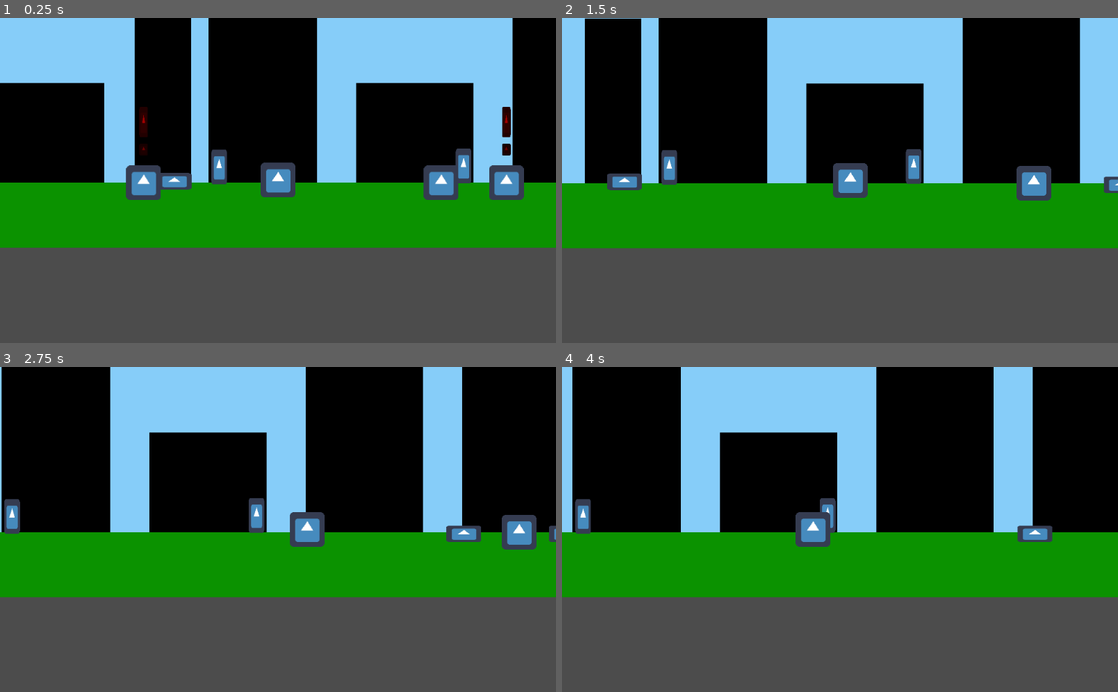
Above: before the commit, frames 1-4 (two rows, left to right).
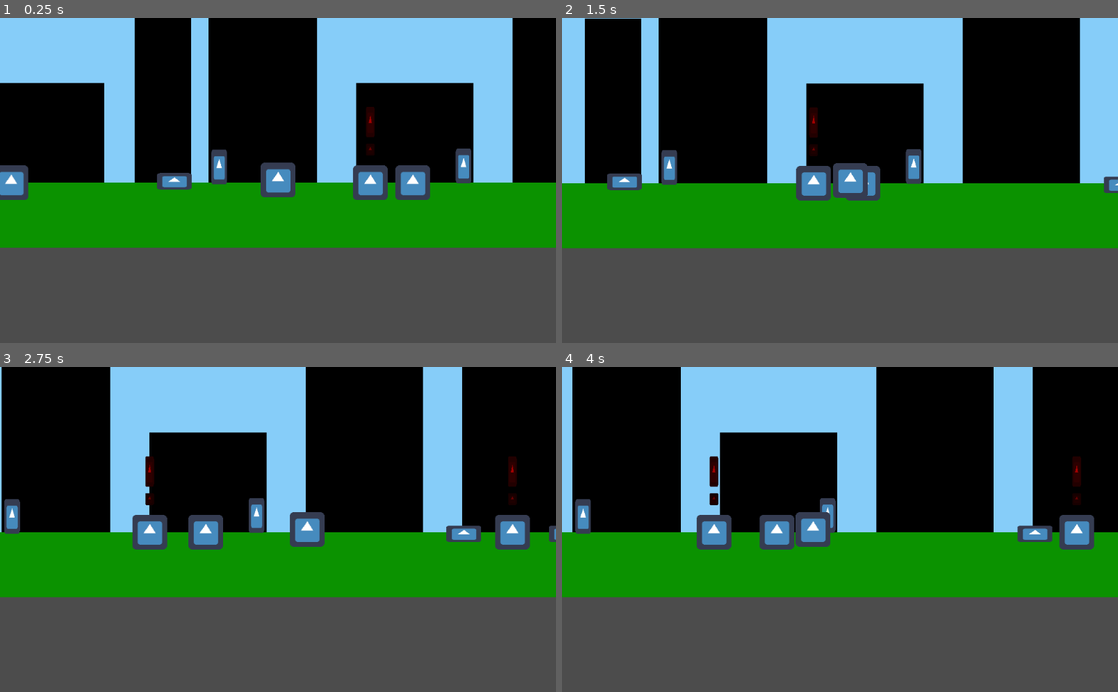
Above: after the commit, the same moments.

Repository: NoohAlavi/spooktober-jam-2020
Game: Godot game, scene res://World/World.tscn
Two runs of this game, one before a commit and one after it. Both use one fixed random seed, a clock stepped at 60 frames per second and the inputs below. The project has no main scene, so this scene is started directly. The engine's default icon, where the game draws it, is replaced by a stand-in: a white triangle on a blue panel in a dark square.
Inputs:
- Up to frame 1 (0.25 s): no input
- Up to frame 2 (1.5 s): hold Right (ui_right) 0.53-1.28 s; hold Q (interact, bound only after the commit) 0.53-1.28 s; hold Down (ui_down) from 1.28 s (still down); tap Q (interact, bound only after the commit) at 1.35 s
- Up to frame 3 (2.75 s): release Down (ui_down) at 2.03 s; hold Right (ui_right) from 2.03 s (still down); hold Q (interact, bound only after the commit) from 2.03 s (still down)
- Up to frame 4 (4 s): release Right (ui_right) at 2.78 s; release Q (interact, bound only after the commit) at 2.78 s; hold Up (ui_up) 2.78-3.53 s; tap Q (interact, bound only after the commit) at 2.85 s; hold Left (ui_left) from 3.53 s (still down); hold Q (interact, bound only after the commit) from 3.53 s (still down)

The runs differ from the first frame. In frame 1, 4.1% of the frame differs, in the area x 0-95%, y 27-56%; in frame 2, 1.8%; in frame 3, 2.2%; in frame 4, 2.4%.

Commit message:
Player can now eat citizens

Diff:
--- a/SpooktoberJam/Citizen/Citizen.gd
+++ b/SpooktoberJam/Citizen/Citizen.gd
@@ -2,32 +2,50 @@
 
 export var is_witness: bool = false;
 export var velocity: Vector2 = Vector2.ZERO;
+export var speed = 10;
+export var is_touching_player: bool = false
+export var reached_destination: bool = true;
 
 var rand_nums = [2, 4, 6, 8]
 
-var reached_destination: bool = true;
+func _ready() -> void:
+	connect("body_entered", self, "_on_body_entered")
+	connect("body_entered", self, "_on_body_exited")
 
 func _process(_delta: float) -> void:
 	$"Exclamation Mark".visible = is_witness;
 
-func _physics_process(_delta: float) -> void:
-	move();
+func _physics_process(delta: float) -> void:
+	move(delta);
+	if is_touching_player and Input.is_action_pressed("interact"):
+		queue_free()
 
-func move():
+func _on_body_entered(body: PhysicsBody2D) -> void:
+	if body.name == "Player":
+		is_touching_player = true
+
+func _on_body_exited(body: PhysicsBody2D) -> void:
+	if body.name == "Player":
+		is_touching_player = false
+
+func move(dt):
+	velocity.x = 0;
 	if is_witness:
 		if position.x > -2000:
-			velocity.x -= 3.5;
+			velocity.x -= speed;
+		else:
+			velocity.x += speed;
 		pass
 	else:
 		if reached_destination:
 			reached_destination = false;
-			var randX = rand_range(-1500, 1500) * pow(rand_nums[rand_range(0, 3)], 3.5);
+			var randX = rand_range(-1500, 1500) * pow(rand_nums[rand_range(0, 3)], speed);
 			if position.x < randX:
-				velocity.x += 3.5;
+				velocity.x += speed;
 			if position.x > randX:
-				velocity.x -= 3.5;
+				velocity.x -= speed;
 			if position.x == randX:
 				reached_destination = true;
 		#randomly move around
 		pass
-	position += velocity;
+	position += (velocity * dt);
--- a/SpooktoberJam/Code/PlayerPhysics.gd
+++ b/SpooktoberJam/Code/PlayerPhysics.gd
@@ -9,6 +9,7 @@
 var vertical_mode = 0;
 var velocity = Vector2()
 var touching_vent = false
+
 
 
 func _ready():
--- a/SpooktoberJam/World/World.tscn
+++ b/SpooktoberJam/World/World.tscn
@@ -31,12 +31,12 @@
 "_edit_use_anchors_": false
 }
 
-[node name="Building10" type="ColorRect" parent="Buildings"]
+[node name="PoliceStation" type="ColorRect" parent="Buildings"]
 margin_left = -816.0
 margin_top = 8.0
 margin_right = -568.0
 margin_bottom = 480.0
-color = Color( 0, 0, 0, 1 )
+color = Color( 0, 0.00392157, 0.368627, 1 )
 __meta__ = {
 "_edit_use_anchors_": false
 }
@@ -103,9 +103,9 @@
 
 [node name="Sky" type="ColorRect" parent="."]
 margin_left = -1152.0
-margin_top = -184.0
+margin_top = -176.0
 margin_right = 1920.0
-margin_bottom = 488.0
+margin_bottom = 496.0
 color = Color( 0.529412, 0.807843, 0.980392, 1 )
 __meta__ = {
 "_edit_use_anchors_": false
--- a/SpooktoberJam/project.godot
+++ b/SpooktoberJam/project.godot
@@ -18,6 +18,15 @@
 config/name="SpooktoberJam"
 config/icon="res://icon.png"
 
+[input]
+
+interact={
+"deadzone": 0.5,
+"events": [ Object(InputEventKey,"resource_local_to_scene":false,"resource_name":"","device":0,"alt":false,"shift":false,"control":false,"meta":false,"command":false,"pressed":false,"scancode":81,"unicode":0,"echo":false,"script":null)
+, Object(InputEventKey,"resource_local_to_scene":false,"resource_name":"","device":0,"alt":false,"shift":false,"control":false,"meta":false,"command":false,"pressed":false,"scancode":69,"unicode":0,"echo":false,"script":null)
+ ]
+}
+
 [rendering]
 
 environment/default_environment="res://default_env.tres"
Not shown, added: SpooktoberJam/.mono/metadata/ide_messaging_meta.txt
